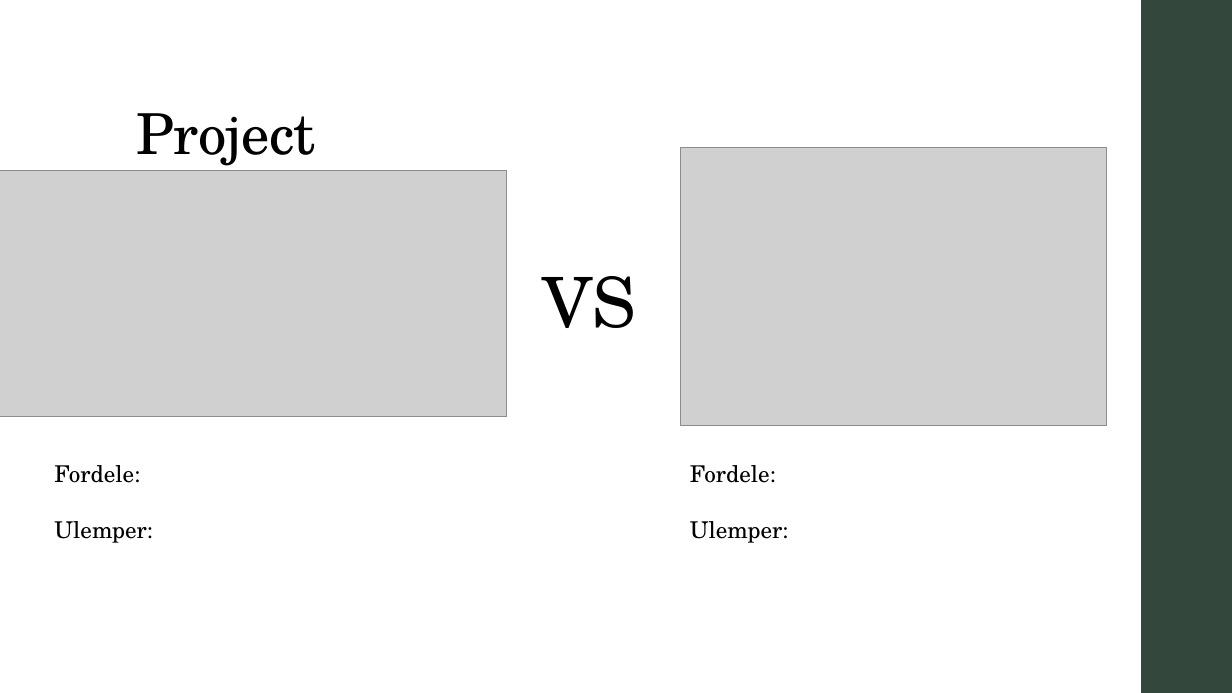
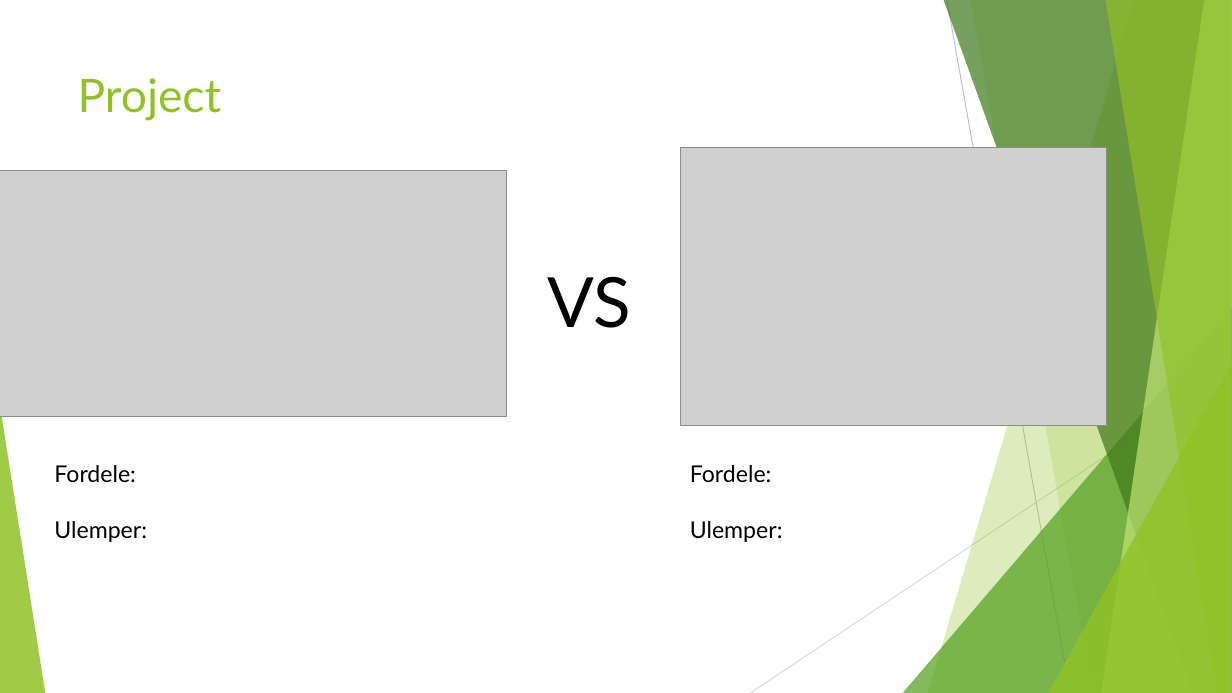
Before and after one commit to C-Strunge/3.SemesterSWD-Eksamen.Final, a slide deck: slide 5 of The Next præsentation.pptx. Drawn at 1232x693 pixels with LibreOffice and Linux fonts; fonts in the diff are those of the drawing; grey boxes stand for pictures. Boxes give left, top, right and bottom in pixels: in the first picture for what was removed or moved away, otherwise in the second. Text is boxed around its words. In the diff, an @@ line names an element or a change of style, - is before the commit and + after.

```diff
--- a/The Next præsentation.pptx
+++ b/The Next præsentation.pptx
@@ rectangle removed at [1141, 0, 1232, 693] @@
@@ title "Project": place and size @@
-title "Project" at [137, 113, 316, 171]
+title "Project" at [78, 78, 221, 121]
@@ title "Project" at [78, 78, 221, 121]: size 44 to 36 pt, font TeX Gyre Schola to Lato, text colour #000000 to #90C226, letter spacing -0.5 to 0 pt; line spacing 0.9 to 1; vertical alignment bottom to top @@
@@ group added at [0, 0, 1232, 693]: 5 freeform shapes, 3 triangles, 2 lines @@
@@ font TeX Gyre Schola to Lato in 3 elements at [548, 276, 631, 328], [54, 465, 147, 542], [690, 465, 783, 542] @@
```
Also in this commit, not shown: 3 other slides changed, 2 slides added, 2 slides removed, 2 other files.
